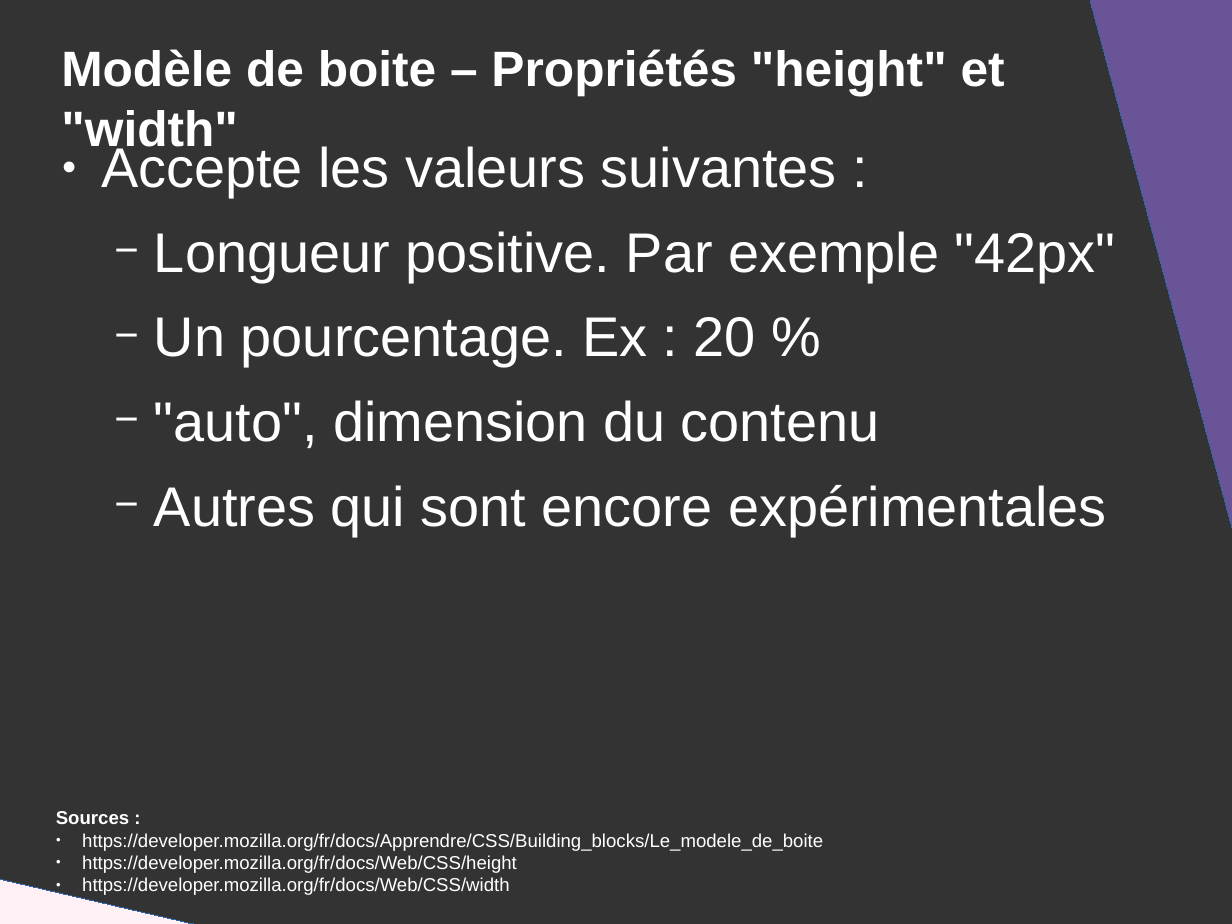
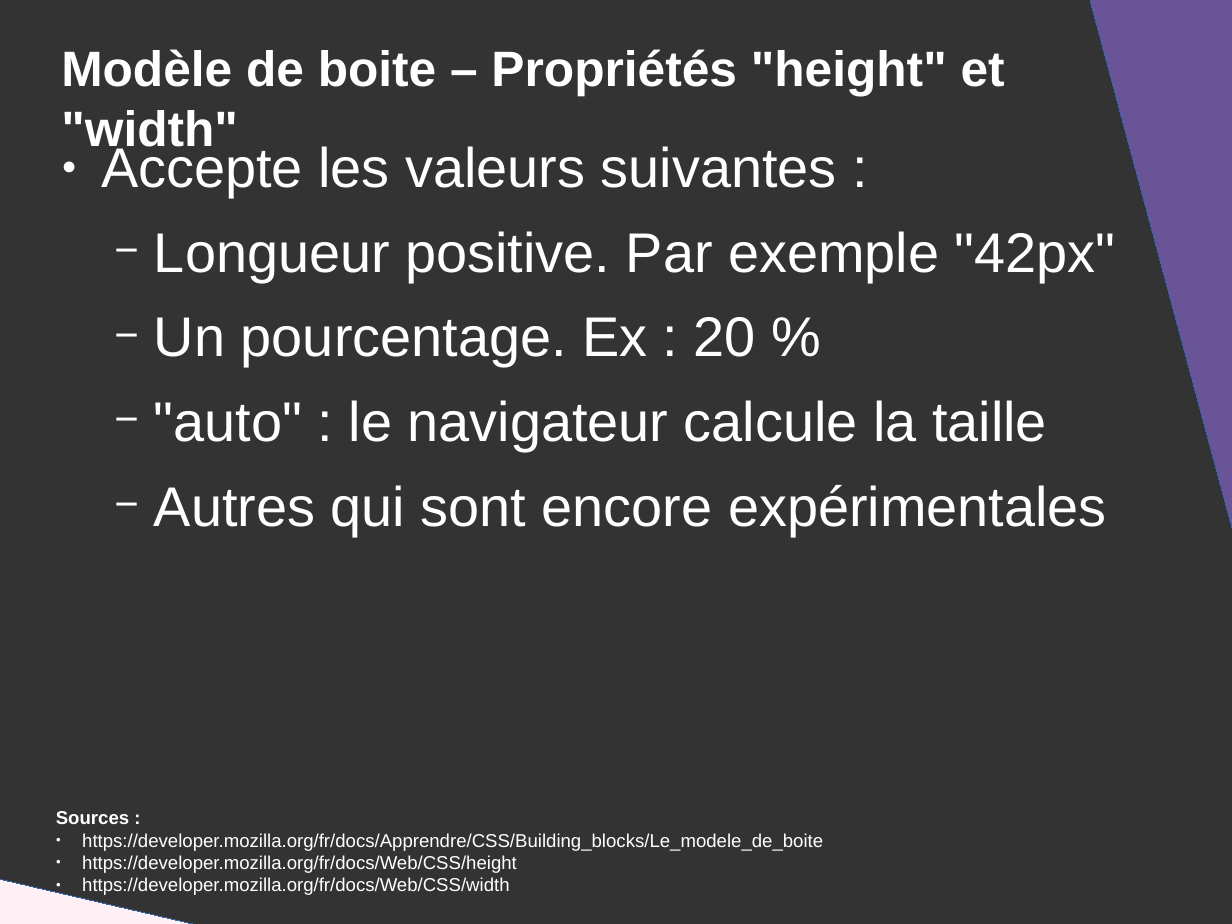
Before and after one commit to DanYellow/presentations, a slide deck: slide 21 of mmi/html/travaux-pratiques/numero-2/presentation.odp (slide 19 before the commit). Drawn at 1232x924 pixels with LibreOffice and Linux fonts; fonts in the diff are those of the drawing. Boxes give left, top, right and bottom in pixels: in the first picture for what was removed or moved away, otherwise in the second. Text is boxed around its words. In the diff, an @@ line names an element or a change of style, - is before the commit and + after.

```diff
--- a/mmi/html/travaux-pratiques/numero-2/presentation.odp
+++ b/mmi/html/travaux-pratiques/numero-2/presentation.odp
@@ text at (154,400,1047,451): text changed @@
-  − "auto", dimension du contenu
+  − "auto" : le navigateur calcule la taille
```
Also in this commit, not shown: 5 other slides changed, 4 slides added, 7 other files.
